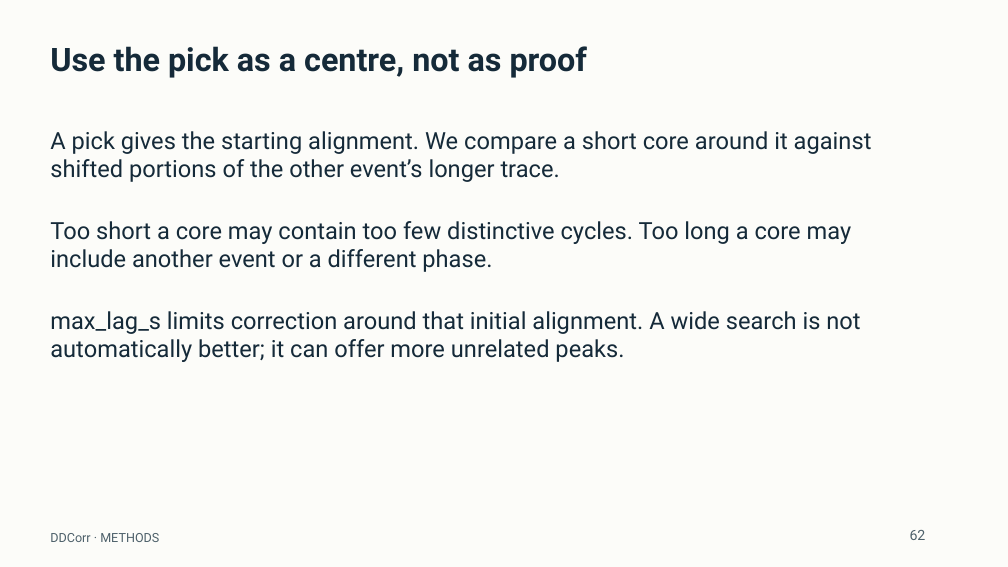
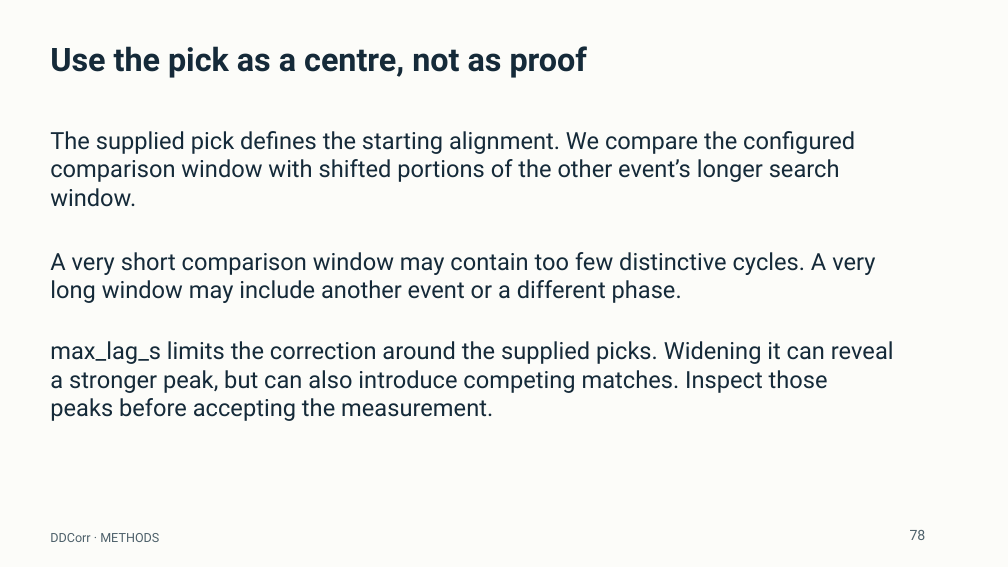
Before and after one commit to eliasrh/DDCorr.jl, a slide deck: slide 78 of teaching/DDCorr_minicourse.pptx (slide 62 before the commit). Drawn at 1008x567 pixels with LibreOffice and Linux fonts; fonts in the diff are those of the drawing. Boxes give left, top, right and bottom in pixels: in the first picture for what was removed or moved away, otherwise in the second. Text is boxed around its words. In the diff, an @@ line names an element or a change of style, - is before the commit and + after.

Commit message:
Revise student walkthrough with visual location context and explicit Python commands
Add editable ray-path and workflow diagrams, explain output formats and event indices, and make parameter experiments repeatable. Use the virtual environment executable in every acquisition command, add a small five-event download and Windows instructions, and clear synthetic selections before real processing. Add actionable dependency errors and a regression test.

```diff
--- a/teaching/DDCorr_minicourse.pptx
+++ b/teaching/DDCorr_minicourse.pptx
@@ text at (50,131,855,207): text changed @@
-A pick gives the starting alignment. We compare a short core around it against
-shifted portions of the other event’s longer trace.
+The supplied pick defines the starting alignment. We compare the configured
+comparison window with shifted portions of the other event’s longer search
+window.
@@ text at (50,252,875,303): text changed @@
-Too short a core may contain too few distinctive cycles. Too long a core may
-include another event or a different phase.
+A very short comparison window may contain too few distinctive cycles. A very
+long window may include another event or a different phase.
@@ text at (50,341,894,421): text changed @@
-max_lag_s limits correction around that initial alignment. A wide search is not
-automatically better; it can offer more unrelated peaks.
+max_lag_s limits the correction around the supplied picks. Widening it can reveal
+a stronger peak, but can also introduce competing matches. Inspect those
+peaks before accepting the measurement.
@@ text at (910,530,926,540): text changed @@
-62
+78
```
Also in this commit, not shown: 67 other slides changed, 32 slides added, 16 slides removed, 22 other files.
